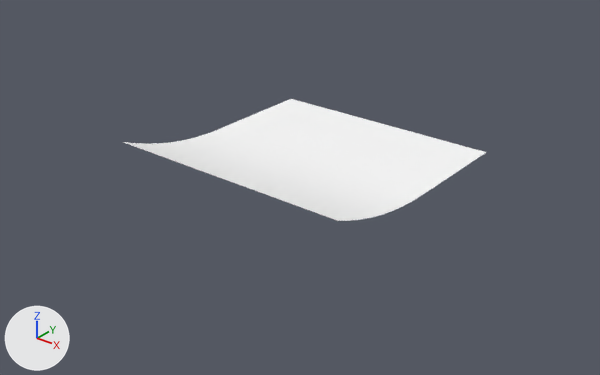
The glTF model static/games/generic/post-it.gltf as it was, and as the next commit left it.
Both versions are drawn from a 50 mm camera at (3.64, -4.66, 2.63) aimed at (0.05, -0.18, -0.15). Lighting does not change. The marker at lower left points along +X, +Y and +Z. Where no turn or scale is listed for an object, it has been applied to the vertices.

Objects in the first picture: 'Post-it'.
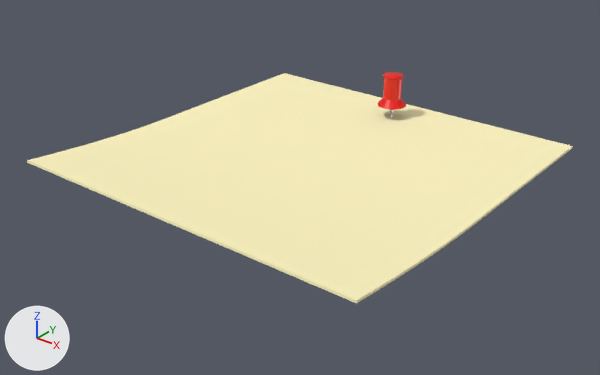
What the commit changed:
Material 'Post-it' (mat_post_it) changes colour from white #ffffff to beige #fff5c1; in linear values from (1.0, 1.0, 1.0) to (1.0, 0.913, 0.533).
Material 'Metal' (mat_metal) is new.
Its base color is (0.281, 0.281, 0.281) (grey #909090).
Its metallic is 1.0.
Its roughness is 0.17.
Material 'Push-pin' (mat_push_pin) is new.
Its base color is (0.8, 0.00443, 0.0) (red #e70e00).
Its roughness is 0.353.
me_plane is used by ob_post_it; location (0.0, 0.0, 0.0); rotation (0.0, 0.0, -1.571), in degrees (0, 0, -90).
me_plane had 22 vertices, 20 faces and spanned x -1.0..1.0, y -1.0..1.0, z 0.0..0.22.
me_plane now has 44 vertices, 84 faces and spans x -1.0..1.0, y -1.0..1.0, z 0.0..0.07.
Part 1, on me_plane:
1 vertex is removed from x 1.0, y -1.0, z 0.22.
20 faces are deleted.
11 vertices move from x 0.37..1.0, y -1.0..1.0, z 0.03..0.22 to x 0.37..1.0, y -1.0..1.0, z 0.01..0.06.
23 vertices are added at x -1.0..1.0, y -1.0..1.0, z 0.0..0.07.
84 new faces join them.
Mesh me_cylinder is new.
It has 88 vertices, 168 faces and spans x -0.126..0.126, y -0.126..0.126, z -0.236..0.142.
Faces by material slot: [156, 12].
It uses material mat_push_pin (red #e70e00).
It uses material mat_metal (grey #909090).
Object 'Post-it' (ob_post_it) is rescaled from (1.0, 1.0, 1.0) to (1.5, 1.5, 1.5).
Object 'Push-pin' (ob_push_pin) is new; it shows me_cylinder.
Its location is (0.0, 1.157, 0.253).

Boxes [x1, y1, x2, y2] around the edits, measured in the pictures (600 x 375 px):
'Post-it', recoloured, reshaped, rescaled (white to beige, 50% wider, 89% taller)
    before: [123, 99, 486, 221]
    after: [27, 73, 573, 304]
'Push-pin', added (red)
    after: [378, 72, 406, 117]
    faces in mat_push_pin (red #e70e00): [378, 72, 406, 110]
